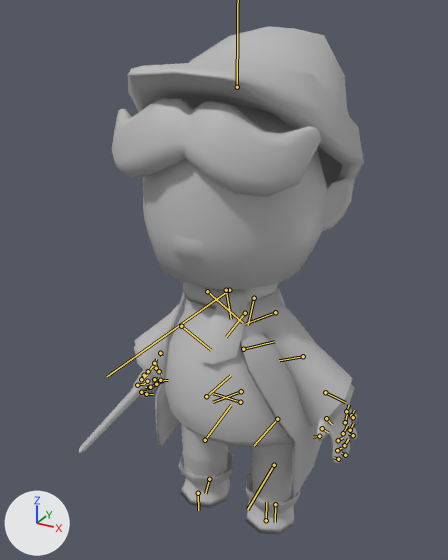
One commit to the FBX model Assets/Art/3D/CharacterAnimations/Animations/Whodini/Whodini_Spells.fbx: the scene before it, then after it.
Camera for both pictures: a 50 mm lens placed at (0.828, -1.57, 1.699), pointed at (-0.12, 0.153, 0.838). Lighting does not change. The marker at lower left points along +X, +Y and +Z. Both versions are drawn at frame 151 of the action 'Take 001'; the numbers are the values there. The bones that bend it are drawn over the model as lines.

Objects in the first picture: 'Whodini1.001', 'varita1'.
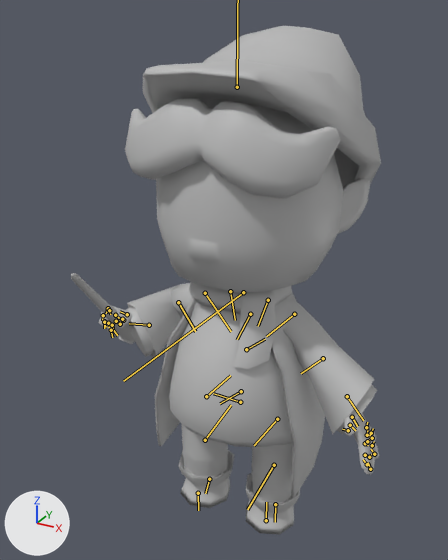
Where the change shows, as pixel boxes [x1, y1, x2, y2] in the pictures (448 x 560 px):
'Whodini1.001', posed (12% wider)
    before: [112, 26, 364, 535]
    after: [98, 26, 381, 535]
'varita1', posed
    before: [79, 379, 156, 453]
    after: [71, 273, 135, 344]
bone 'Spine_1_Joint', root to tip
    before: (241, 391) to (213, 402)
    after: (241, 391) to (220, 403)
bone 'Spine_2_Joint', root to tip
    before: (243, 349) to (274, 341)
    after: (246, 349) to (265, 339)
bone 'Head_Joint', root to tip
    before: (229, 290) to (107, 376)
    after: (243, 292) to (123, 381)
bone 'L_ArmTop_Joint', root to tip
    before: (275, 312) to (245, 324)
    after: (294, 314) to (266, 336)
bone 'L_Hand_Joint', root to tip
    before: (325, 392) to (345, 402)
    after: (347, 396) to (363, 420)
bone 'R_ArmTop_Joint', root to tip
    before: (207, 291) to (242, 322)
    after: (205, 293) to (231, 331)
bone 'R_ArmBottom_Joint', root to tip
    before: (181, 326) to (211, 350)
    after: (178, 302) to (195, 331)
bone 'R_Hand_Joint', root to tip
    before: (160, 353) to (161, 356)
    after: (149, 325) to (129, 323)

The edits, one by one:
Bone 'Spine_1_Joint' (bone_spine_1_joint) turns from (-10, 4, 10) to (0, 0, 9) degrees about its own x, y and z.
Bone 'Spine_2_Joint' (bone_spine_2_joint) turns from (-11, 1, 15) to (0, 0, 15) degrees about its own x, y and z.
Bone 'Head_Joint' (bone_head_joint) turns from (20, -6, 0) to (0, 0, 2) degrees about its own x, y and z.
Bone 'L_ArmTop_Joint' (bone_l_armtop_joint) turns from (0, -19, 30) to (13, 6, 12) degrees about its own x, y and z.
Bone 'L_Hand_Joint' (bone_l_hand_joint) turns from (66, 60, 34) to (37, 55, 13) degrees about its own x, y and z.
Bone 'R_ArmTop_Joint' (bone_r_armtop_joint) turns from (-17, -20, 26) to (-13, 21, -2) degrees about its own x, y and z.
Bone 'R_ArmBottom_Joint' (bone_r_armbottom_joint) turns from (0, 12, 2) to (0, -59, -12) degrees about its own x, y and z.
Bone 'R_Hand_Joint' (bone_r_hand_joint) turns from (-105, -43, 53) to (-69, -19, -21) degrees about its own x, y and z.
